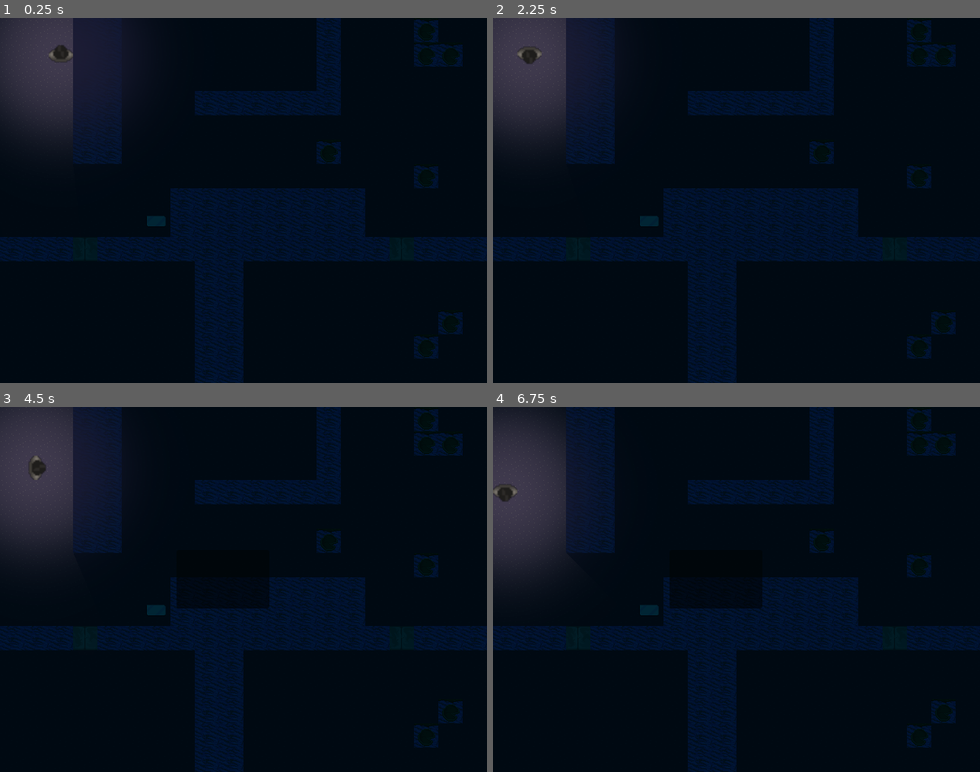
Above: before the commit, frames 1-4 (two rows, left to right).
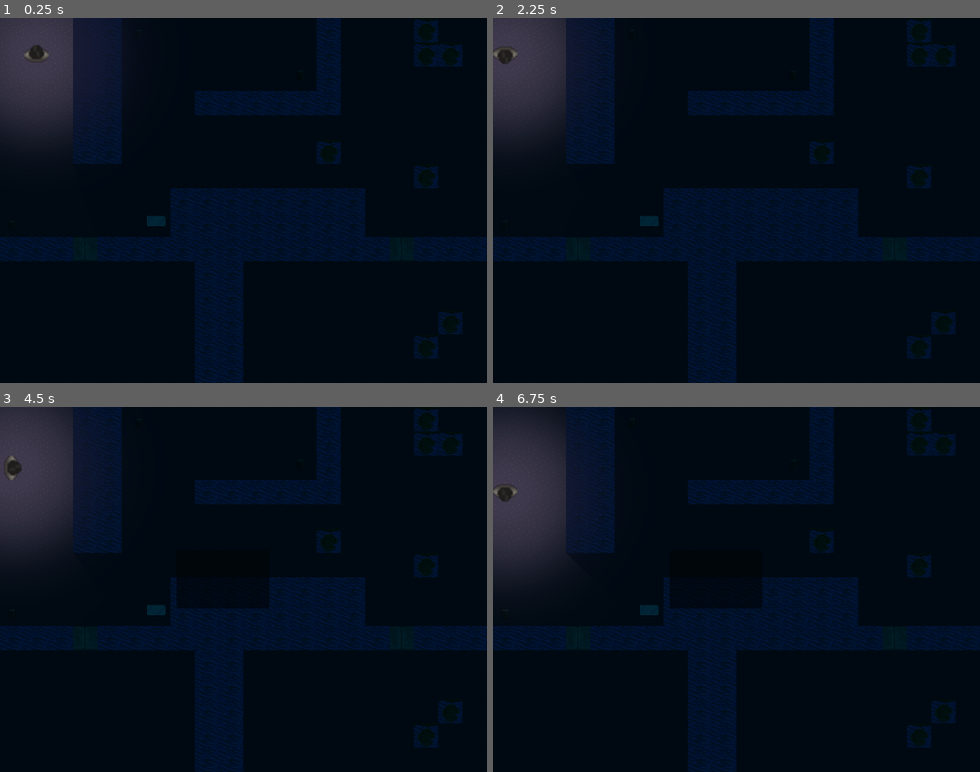
Above: after the commit, the same moments.

Repository: Davidwallacesadler/after_the_end
Game: Godot game, scene res://scenes/main.tscn
Two runs of this game, one before a commit and one after it. Both use one fixed random seed, a clock stepped at 60 frames per second and the inputs below.
Inputs:
- Up to frame 1 (0.25 s): no input
- Up to frame 2 (2.25 s): tap Enter at 0.5, 2 s; hold D (move_right) 0.53-1.28 s; tap E (interact) at 0.6, 1.35 s; tap Space (toggle_player_pov) at 1.25, 2.1 s; hold S (move_down) 1.28-2.03 s; hold D (move_right) from 2.03 s (still down)
- Up to frame 3 (4.5 s): tap E (interact) at 2.3, 2.85, 3.6 s; tap Space (toggle_player_pov) at 2.75, 4.35 s; release D (move_right) at 2.78 s; hold W (move_up) 2.78-3.53 s; tap Enter at 3.5 s; hold A (move_left) from 3.53 s (still down); tap I (open_inventory) at 4.15 s
- Up to frame 4 (6.75 s): tap E (interact) at 4.55, 5.1, 5.85 s; tap Space (toggle_player_pov) at 5, 6.6 s; release A (move_left) at 5.03 s; hold S (move_down) 5.03-5.78 s; hold D (move_right) 5.78-6.53 s; hold W (move_up) from 6.53 s (still down)

The runs differ from the first frame. In frame 1, 0.2% of the frame differs, in the area x 5-15%, y 7-13%; in frame 2, 0.2%; in frame 3, 0.2%; in frame 4, less than 0.1%.

Commit message:
Add basic candles

Diff:
--- /dev/null
+++ b/scenes/candle.tscn
@@ -0,0 +1,27 @@
+[gd_scene load_steps=5 format=3 uid="uid://d1ryoa586hivi"]
+
+[ext_resource type="Script" path="res://scripts/candle.gd" id="1_tj8pq"]
+[ext_resource type="Texture2D" uid="uid://dghkg7sukqcxp" path="res://assets/candle.png" id="2_j82nu"]
+[ext_resource type="Texture2D" uid="uid://c21hy6i4ehbx3" path="res://assets/light.png" id="3_3lrgf"]
+
+[sub_resource type="RectangleShape2D" id="RectangleShape2D_wn4nl"]
+
+[node name="Candle" type="Node2D"]
+script = ExtResource("1_tj8pq")
+
+[node name="CandleSprite" type="Sprite2D" parent="."]
+unique_name_in_owner = true
+scale = Vector2(0.5, 0.5)
+texture = ExtResource("2_j82nu")
+
+[node name="CandleLight" type="PointLight2D" parent="."]
+unique_name_in_owner = true
+color = Color(1, 0.968627, 0.756863, 1)
+shadow_enabled = true
+texture = ExtResource("3_3lrgf")
+
+[node name="InteractionArea" type="Area2D" parent="."]
+unique_name_in_owner = true
+
+[node name="InteractionAreaShape" type="CollisionShape2D" parent="InteractionArea"]
+shape = SubResource("RectangleShape2D_wn4nl")
--- a/scenes/main.tscn
+++ b/scenes/main.tscn
@@ -6,6 +6,7 @@
 [ext_resource type="PackedScene" uid="uid://bp2u6xhjxowjt" path="res://scenes/player_pov.tscn" id="4_oo7yf"]
 [ext_resource type="PackedScene" uid="uid://hglqfqer0bkk" path="res://scenes/top_down_object.tscn" id="5_e55dm"]
 [ext_resource type="Resource" uid="uid://dubdoex3doyrj" path="res://resources/sticky_note.tres" id="6_7k0xp"]
+[ext_resource type="PackedScene" uid="uid://d1ryoa586hivi" path="res://scenes/candle.tscn" id="6_lfklc"]
 [ext_resource type="PackedScene" uid="uid://ceiv6cygl7xi2" path="res://scenes/inventory.tscn" id="7_xrnbq"]
 
 [sub_resource type="OccluderPolygon2D" id="OccluderPolygon2D_jfq2n"]
@@ -97,10 +98,22 @@
 
 [node name="Player" parent="WorldDarkness/World" instance=ExtResource("1_upucr")]
 unique_name_in_owner = true
+position = Vector2(47, 43)
 
 [node name="top_down_object" parent="WorldDarkness/World" instance=ExtResource("5_e55dm")]
 position = Vector2(205, 268)
 interactable_data = ExtResource("6_7k0xp")
+
+[node name="Candle" parent="WorldDarkness/World" instance=ExtResource("6_lfklc")]
+position = Vector2(16, 272)
+
+[node name="Candle2" parent="WorldDarkness/World" instance=ExtResource("6_lfklc")]
+position = Vector2(183, 21)
+type = 1
+
+[node name="Candle3" parent="WorldDarkness/World" instance=ExtResource("6_lfklc")]
+position = Vector2(395, 75)
+type = 3
 
 [node name="PlayerPov" parent="." instance=ExtResource("4_oo7yf")]
 unique_name_in_owner = true
--- a/scenes/player.tscn
+++ b/scenes/player.tscn
@@ -12,7 +12,7 @@
 script = ExtResource("1_s6m5x")
 metadata/_edit_group_ = true
 
-[node name="PointLight2D" type="PointLight2D" parent="."]
+[node name="LanternLight" type="PointLight2D" parent="."]
 color = Color(0.968627, 0.92549, 0.862745, 1)
 blend_mode = 2
 shadow_enabled = true
--- /dev/null
+++ b/scripts/candle.gd
@@ -0,0 +1,76 @@
+extends Node2D
+
+# ////////////////////
+# Exports
+# ////////////////////
+@export var is_lit: bool = false
+@export var type: CandleType = CandleType.TEA_LIGHT
+
+# ////////////////////
+# Private Variables
+# ////////////////////
+var _should_light_on_interact: bool = false
+
+# ////////////////////
+# Virtual Functions
+# ////////////////////
+func _ready():
+	_setup_for_candle_type()
+	_update_candle_light_enabled_state()
+
+	%InteractionArea.area_entered.connect(_on_interaction_area_entered)
+	%InteractionArea.area_exited.connect(_on_interaction_area_exited)
+
+
+func _process(_delta):
+	if _should_light_on_interact and Input.is_action_just_pressed("interact"):
+		_on_player_interacted()
+
+# ////////////////////
+# Private Functions
+# ////////////////////
+func _setup_for_candle_type() -> void:
+	var light_energy: float
+	var light_texture_scale: float
+
+	match type:
+		CandleType.TEA_LIGHT:
+			light_energy = 0.5
+			light_texture_scale = 0.25
+		CandleType.VOTIVE:
+			light_energy = 0.6
+			light_texture_scale = 0.5
+		CandleType.TAPER:
+			light_energy = 0.7
+			light_texture_scale = 0.6
+		CandleType.PILLAR:
+			light_energy = 0.8
+			light_texture_scale = 0.9
+
+	%CandleLight.energy = light_energy
+	%CandleLight.texture_scale = light_texture_scale
+
+
+func _update_candle_light_enabled_state() -> void:
+	%CandleLight.enabled = is_lit
+
+func _on_interaction_area_entered(_area: Area2D) -> void:
+	_should_light_on_interact = true
+
+
+func _on_interaction_area_exited(_area: Area2D) -> void:
+	_should_light_on_interact = false
+
+
+func _on_player_interacted() -> void:
+	if _should_light_on_interact:
+		is_lit = not is_lit
+		_update_candle_light_enabled_state()
+
+
+# ////////////////////
+# Nested Types
+# ////////////////////
+enum CandleType {
+	TEA_LIGHT, VOTIVE, TAPER, PILLAR
+}
--- a/scripts/inventory.gd
+++ b/scripts/inventory.gd
@@ -3,10 +3,10 @@
 # ////////////////////
 # Private Variables
 # ////////////////////
-var _item_list: Array = []
 var _match_count: int = 0
 var _fuel_count: int = 0
 
+var _item_list: Array = []
 var _inventory_items: Array:
 	get:
 		return _item_list
@@ -36,5 +36,5 @@
 
 func _update_item_list_ui() -> void:
 	%ItemList.clear()
-	for item in _item_list:
+	for item in _inventory_items:
 		%ItemList.add_item(item.name)
--- a/scripts/main.gd
+++ b/scripts/main.gd
@@ -3,7 +3,7 @@
 # ////////////////////
 # Export Variables
 # ////////////////////
-@export var player_start_position_in_tiles: Vector2 = Vector2(3, 2)
+@export var player_start_position_in_tiles: Vector2 = Vector2(2, 2)
 @export var tile_size: int = 32
 
 # ////////////////////
@@ -52,6 +52,7 @@
 		elif not _is_showing_player_pov:
 			%WorldDarkness.color = _darkness_color
 
+
 func _update_scene_visiblities() -> void:
 	%World.visible = not _is_showing_player_pov
 	%PlayerPov.visible = _is_showing_player_pov
@@ -61,6 +62,7 @@
 	else:
 		%WorldDarkness.color = _darkness_color
 
+
 func _on_player_interacted(data: InteractableData) -> void:
 	_is_showing_player_pov = true
 	_update_scene_visiblities()
--- a/scripts/player.gd
+++ b/scripts/player.gd
@@ -63,12 +63,9 @@
 
 
 func _handle_left_right_turning(event: InputEvent) -> void:
-	if not _can_rotate:
-		return
-
 	var player_rotation_degrees: float = 0.0
 
-	if event.is_action_pressed("move_left"):
+	if event.is_action_pressed("move_left") and _can_rotate:
 		player_rotation_degrees = -90.0
 		if _player_face_direction == Vector2.UP:
 			_player_face_direction = Vector2.LEFT
@@ -78,7 +75,7 @@
 			_player_face_direction = Vector2.RIGHT
 		else:
 			_player_face_direction = Vector2.UP
-	else:
+	elif event.is_action_pressed("move_right") and _can_rotate:
 		player_rotation_degrees = 90.0
 		if _player_face_direction == Vector2.UP:
 			_player_face_direction = Vector2.RIGHT
@@ -88,6 +85,9 @@
 			_player_face_direction = Vector2.LEFT
 		else:
 			_player_face_direction = Vector2.UP
+
+	if player_rotation_degrees == 0:
+		return # Exit Early -- no rotation will happen
 
 	var new_player_rotation: float = self.rotation + deg_to_rad(player_rotation_degrees)
 	var tween: Tween = self.create_tween()
@@ -118,6 +118,5 @@
 
 
 func _on_player_picked_up_object() -> void:
-	_can_move_backwards = true
-	_can_move_forwards = true
+	_check_collision_ray_casts()
 	_can_rotate = true
Binary file added: assets/candle.png
Not shown, added: assets/candle.png.import
Not shown, added: assets/match_strike.wav.import
Not shown: 1 places in scenes/main.tscn that only renumber resources
Not shown, added: assets/match_strike.wav
